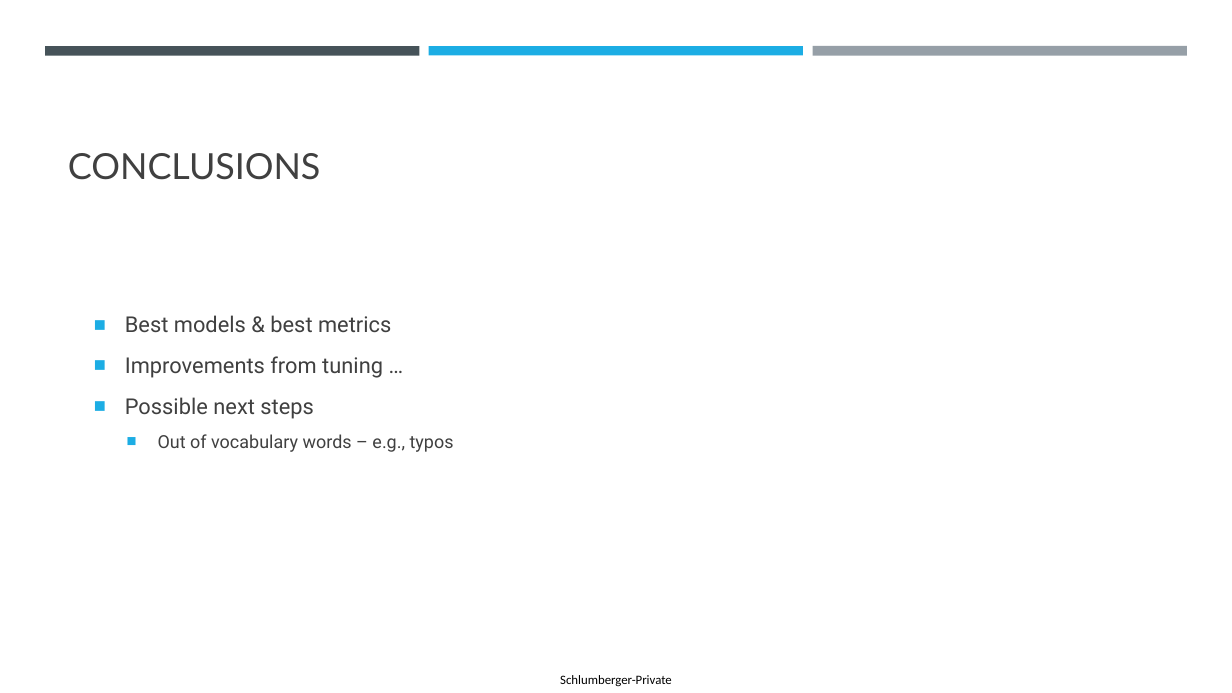
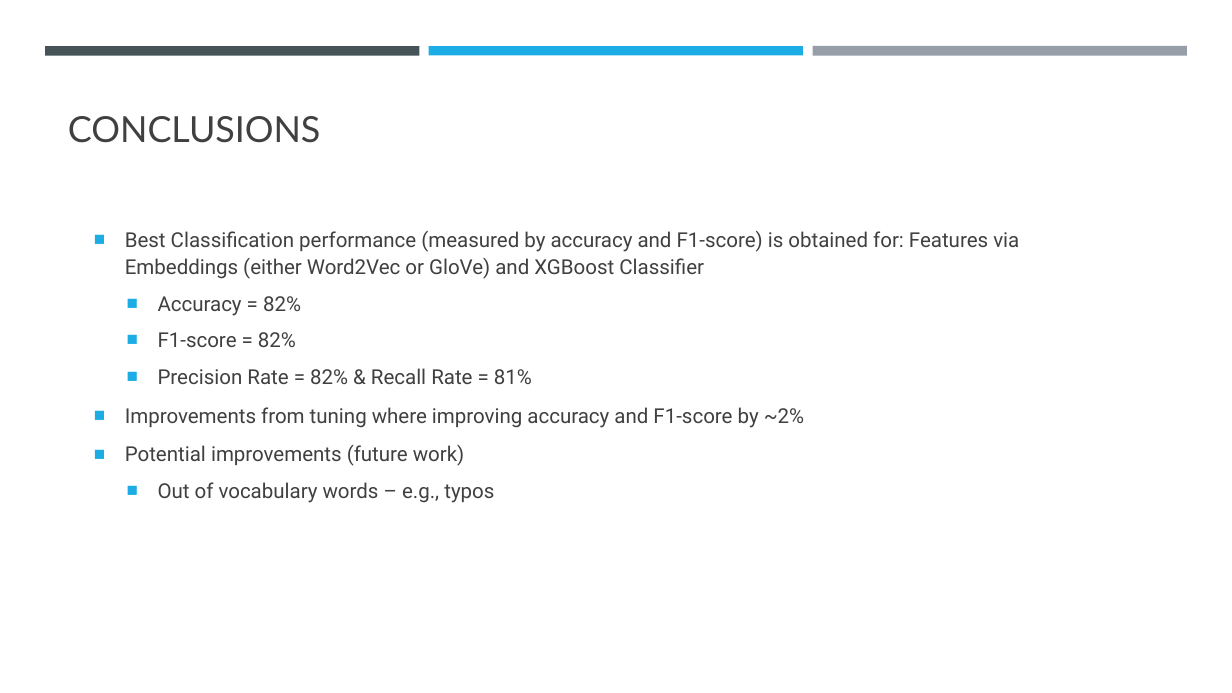
Before and after one commit to philipayazi/Disaster_Tweets, a slide deck: slide 9 of FinalProject_presentation.pptx (slide 10 before the commit). Drawn at 1232x693 pixels with LibreOffice and Linux fonts; fonts in the diff are those of the drawing. Boxes give left, top, right and bottom in pixels: in the first picture for what was removed or moved away, otherwise in the second. Text is boxed around its words. In the diff, an @@ line names an element or a change of style, - is before the commit and + after.

```diff
--- a/FinalProject_presentation.pptx
+++ b/FinalProject_presentation.pptx
@@ title "CONCLUSIONS": place and size @@
-title "CONCLUSIONS" at bbox=[68, 153, 321, 180]
+title "CONCLUSIONS" at bbox=[68, 116, 321, 143]
@@ text "Best Classification performance (measured by ...": place and size @@
-text "Best Classification performance (measured by ..." at bbox=[125, 315, 454, 452]
+text "Best Classification performance (measured by ..." at bbox=[125, 231, 1019, 503]
@@ text at bbox=[125, 231, 1019, 466]: text changed; size 17 to 16 pt @@
-■ Best models & best metrics
-■ Improvements from tuning …
-■ Possible next steps
+■ Best Classification performance (measured by accuracy and F1-score) is obtained for: Features via Embeddings (either Word2Vec or GloVe) and XGBoost Classifier
+  ■ Accuracy = 82%
+  ■ F1-score = 82%
+  ■ Precision Rate = 82% & Recall Rate = 81%
+■ Improvements from tuning where improving accuracy and F1-score by ~2%
+■ Potential improvements (future work)
@@ text at bbox=[158, 482, 494, 503]: size 14 to 16 pt in "Out of vocabulary words – e.g., typos" @@
@@ rectangle added at bbox=[529, 672, 694, 692], fill #FFFFFF @@
@@ text removed at bbox=[560, 675, 672, 686] @@
-Schlumberger-Private
```
Also in this commit, not shown: 8 other slides changed, 2 slides added, 2 slides removed.
